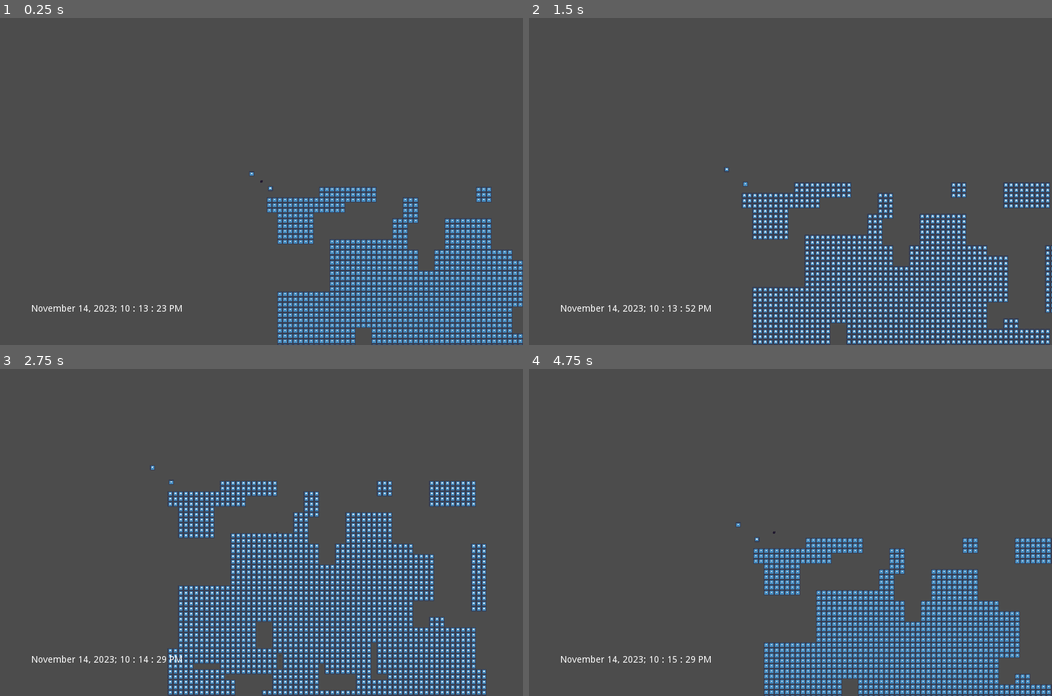
Above: before the commit, frames 1-4 (two rows, left to right).
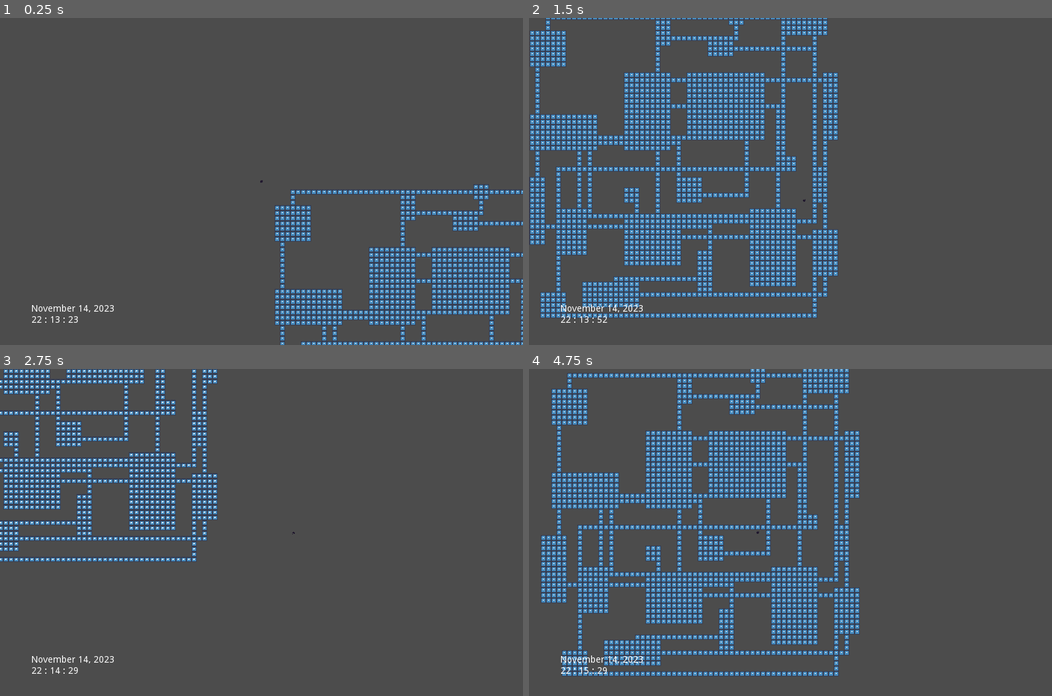
Above: after the commit, the same moments.

Repository: kairuma/temple-of-time
Game: Godot game, scene res://scene/state/Gameplay.tscn
Same seed, same stepped clock (60 frames per second), same inputs: the game is played once before the commit and once after it. The engine's default icon, where the game draws it, is replaced by a stand-in: a white triangle on a blue panel in a dark square.
Inputs:
- Up to frame 1 (0.25 s): no input
- Up to frame 2 (1.5 s): tap Enter at 0.5 s; hold Right (right) 0.53-1.28 s; hold Down (down) from 1.28 s (still down)
- Up to frame 3 (2.75 s): release Down (down) at 2.03 s; hold Right (right) from 2.03 s (still down)
- Up to frame 4 (4.75 s): release Right (right) at 2.78 s; hold Up (up) 2.78-3.53 s; hold Left (left) from 3.53 s (still down)

The runs differ from the first frame. In frame 1, 11% of the frame differs, in the area x 6-100%, y 47-100%; in frame 2, 21%; in frame 3, 18%; in frame 4, 23%, in the area x 2-100%, y 0-100%.

Commit message:
that's enough for today

Diff:
--- a/scene/Global.gd
+++ b/scene/Global.gd
@@ -1,6 +1,6 @@
 extends Node
 
-var hour_24: bool = false
+var hour_24: bool = true
 
 func set_hour_24(b: bool) -> void:
 	hour_24 = b
--- a/scene/Map.gd
+++ b/scene/Map.gd
@@ -2,7 +2,7 @@
 
 const WIDTH: int = 64
 const HEIGHT: int = 64
-const ROOM_ITERATIONS: int = 1
+const ROOM_ITERATIONS: int = 256
 const MONTH_NAME: Dictionary = {
 	1: "January", 2: "February", 3: "March", 4: "April",
 	5: "May", 6: "June", 7: "July", 8: "August",
@@ -20,20 +20,16 @@
 var day: int = 1
 var month: int = 1
 var year: int = 2020
-var map_data: PoolIntArray = []
 
 func _ready() -> void:
 	randomize()
 	$Player.connect("tick", self, "update_entities")
 	set_start_time()
-	for i in 64:
-		gen_map()
+	gen_map()
 
 func gen_map() -> void:
 	var region: Array = []
-	for i in WIDTH * HEIGHT:
-		map_data.append(0)
-	for q in range(1):
+	for i in range(ROOM_ITERATIONS):
 		var rect_w: int = 3 + (randi() % 7) * 2
 		var rect_x: int = 1 + (randi() % ((WIDTH - rect_w - 1) / 2)) * 2
 		var rect_h: int = 3 + (randi() % 7) * 2
@@ -46,11 +42,31 @@
 			j += 1
 		if is_valid:
 			region.append([rect_x, rect_y, rect_w, rect_h])
-	print(region)
-	for r in region:
-		for y in r[3]:
-			for x in r[2]:
-				$TileMap.set_cell(r[0] + x, r[1] + y, 0)
+	var i: int = 0
+	while i < region.size():
+		var add_connection: bool = false
+		for y in region[i][3]:
+			for x in region[i][2]:
+				add_connection = $TileMap.get_cell(region[i][0] + x, region[i][1] + y) != 0
+				$TileMap.set_cell(region[i][0] + x, region[i][1] + y, 0)
+		i += 1
+		if add_connection and i < region.size():
+			var start_x: int = region[i - 1][0] + randi() % region[i - 1][2]
+			var start_y: int = region[i - 1][1] + randi() % region[i - 1][3]
+			var end_x: int = region[i][0] + randi() % region[i][2]
+			var end_y: int = region[i][1] + randi() % region[i][3]
+			while start_x < end_x:
+				$TileMap.set_cell(start_x, start_y, 0)
+				start_x += 1
+			while start_x > end_x:
+				$TileMap.set_cell(start_x, start_y, 0)
+				start_x -= 1
+			while start_y < end_y:
+				$TileMap.set_cell(start_x, start_y, 0)
+				start_y += 1
+			while start_y > end_y:
+				$TileMap.set_cell(start_x, start_y, 0)
+				start_y -= 1
 
 func update_time_hud() -> void:
 	var time_str: String = ""
@@ -58,16 +74,16 @@
 	if year < 0:
 		year_str = "%d BC" % -year
 	if Global.display_hour_24():
-		time_str = "%s %02d, %s; %02d : %02d : %02d" % [MONTH_NAME[month], day, year_str, hour, minute, second]
+		time_str = "%s %02d, %s\n%02d : %02d : %02d" % [MONTH_NAME[month], day, year_str, hour, minute, second]
 	else:
 		if hour == 0:
-			time_str = "%s %02d, %s; 12 : %02d : %02d AM" % [MONTH_NAME[month], day, year_str, minute, second]
+			time_str = "%s %02d, %s\n12 : %02d : %02d AM" % [MONTH_NAME[month], day, year_str, minute, second]
 		elif hour < 12:
-			time_str = "%s %02d, %s; %02d : %02d : %02d AM" % [MONTH_NAME[month], day, year_str, hour, minute, second]
+			time_str = "%s %02d, %s\n%02d : %02d : %02d AM" % [MONTH_NAME[month], day, year_str, hour, minute, second]
 		elif hour == 12:
-			time_str = "%s %02d, %s; 12 : %02d : %02d PM" % [MONTH_NAME[month], day, year_str, minute, second]
+			time_str = "%s %02d, %s\n12 : %02d : %02d PM" % [MONTH_NAME[month], day, year_str, minute, second]
 		else:
-			time_str = "%s %02d, %s; %02d : %02d : %02d PM" % [MONTH_NAME[month], day, year_str, hour - 12, minute, second]
+			time_str = "%s %02d, %s\n%02d : %02d : %02d PM" % [MONTH_NAME[month], day, year_str, hour - 12, minute, second]
 	$CanvasLayer/MarginContainer/TimeLabel.set_text(time_str)
 
 func set_start_time() -> void:
--- a/scene/Map.tscn
+++ b/scene/Map.tscn
@@ -9,7 +9,7 @@
 0/texture = ExtResource( 3 )
 0/tex_offset = Vector2( 0, 0 )
 0/modulate = Color( 1, 1, 1, 1 )
-0/region = Rect2( 0, 0, 64, 64 )
+0/region = Rect2( 0, 0, 65, 64 )
 0/tile_mode = 0
 0/occluder_offset = Vector2( 0, 0 )
 0/navigation_offset = Vector2( 0, 0 )
@@ -23,9 +23,16 @@
 [node name="Map" type="Node2D"]
 script = ExtResource( 2 )
 
+[node name="TileMap" type="TileMap" parent="."]
+position = Vector2( -32, -32 )
+tile_set = SubResource( 1 )
+format = 1
+
 [node name="Entities" type="Node2D" parent="."]
 
 [node name="Player" parent="." instance=ExtResource( 1 )]
+map_x = 32
+map_y = 32
 
 [node name="CanvasLayer" type="CanvasLayer" parent="."]
 
@@ -50,7 +57,3 @@
 __meta__ = {
 "_edit_use_anchors_": false
 }
-
-[node name="TileMap" type="TileMap" parent="."]
-tile_set = SubResource( 1 )
-format = 1
--- a/scene/entity/Entity.gd
+++ b/scene/entity/Entity.gd
@@ -1,7 +1,7 @@
 extends Sprite
 
-const CELL_SIZE: float = 32.0
-const TURN_SPEED: float = 0.00005
+const CELL_SIZE: float = 64.0
+const TURN_SPEED: float = 0.0005
 
 export(int, -1000000000, 1000000000) var map_x: int = 0 setget set_map_x
 export(int, -1000000000, 1000000000) var map_y: int = 0 setget set_map_y
--- a/scene/state/Gameplay.tscn
+++ b/scene/state/Gameplay.tscn
@@ -1,16 +1,7 @@
-[gd_scene load_steps=3 format=2]
+[gd_scene load_steps=2 format=2]
 
 [ext_resource path="res://scene/Map.tscn" type="PackedScene" id=1]
-[ext_resource path="res://icon.png" type="Texture" id=2]
 
 [node name="Gameplay" type="Node2D"]
 
-[node name="icon" type="Sprite" parent="."]
-position = Vector2( -120.193, -94.1825 )
-texture = ExtResource( 2 )
-
-[node name="icon2" type="Sprite" parent="."]
-position = Vector2( 108.14, 84.5125 )
-texture = ExtResource( 2 )
-
 [node name="Map" parent="." instance=ExtResource( 1 )]
